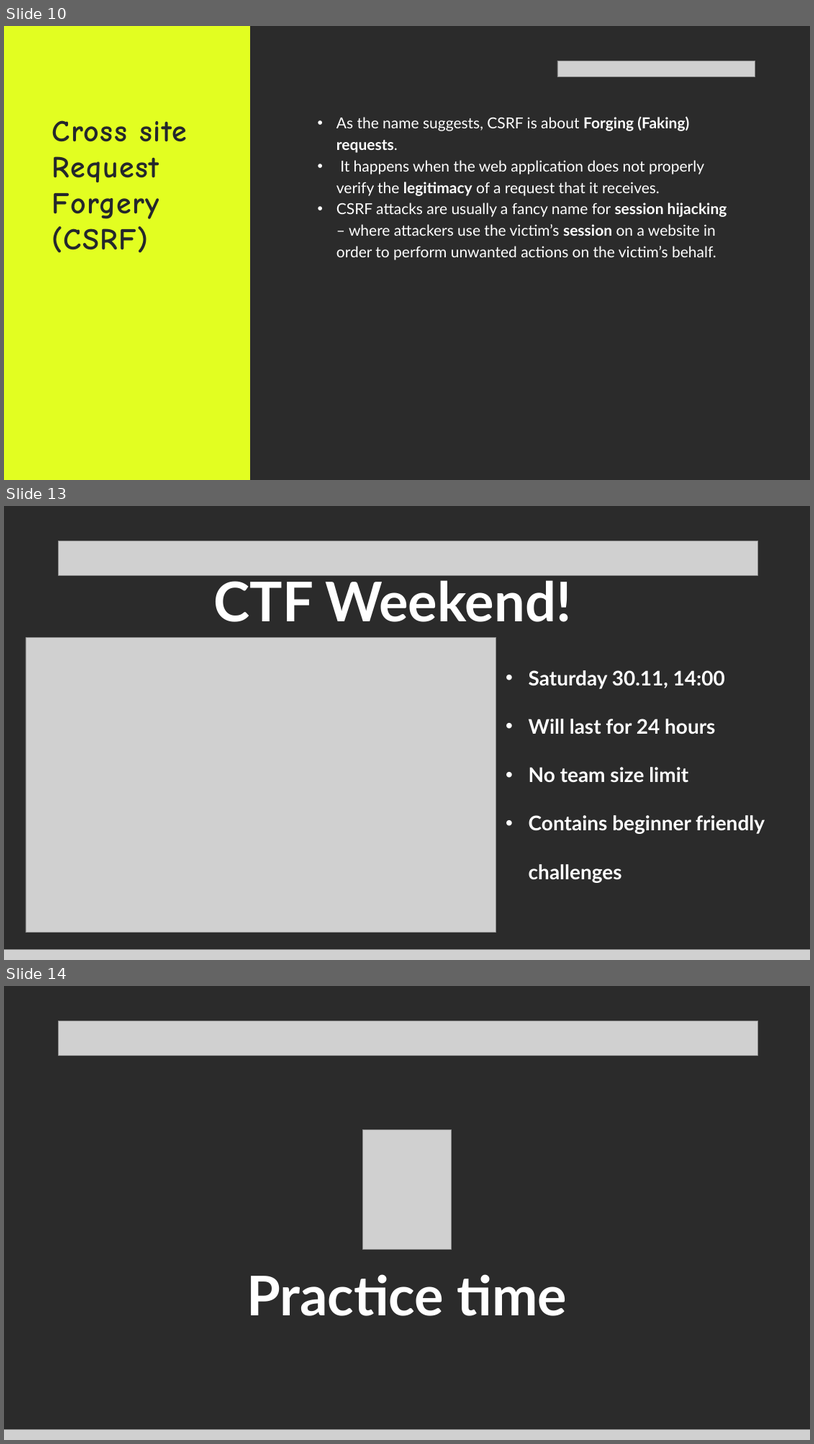
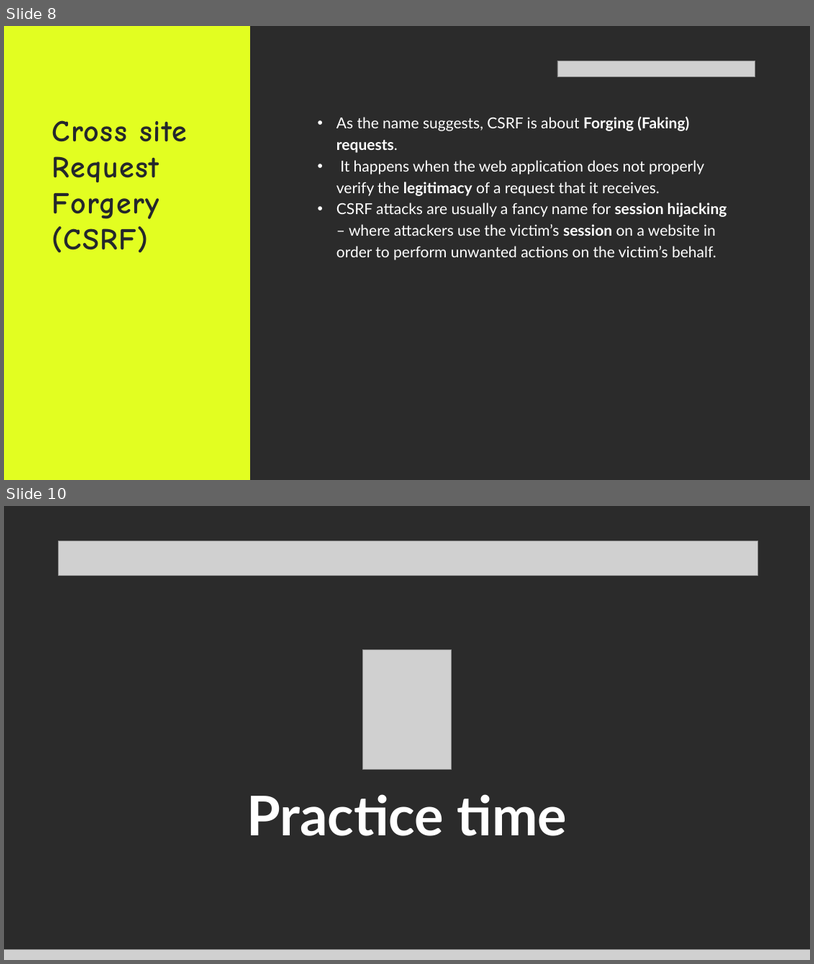
Before and after one commit to Technipwn/Technipwn.github.io, a slide deck: files/client_side.pptx. Shown one above the other, each under a label of ours: slides 10, 13 and 14 before the commit, slides 8 and 10 after it; the slides between them are not shown. The pictures are 814x1444 and 814x964 pixels, drawn with LibreOffice and Linux fonts; fonts in the diff are those of the drawing; grey boxes stand for pictures; background and template pictures are left out; a plain dark background stands for a picture behind light text. Boxes give left, top, right and bottom in pixels: in the first picture for what was removed or moved away, otherwise in the second. Text is boxed around its words. In the diff, an @@ line names an element or a change of style, - is before the commit and + after.

```diff
--- a/files/client_side.pptx
+++ b/files/client_side.pptx
@@ slide 13 removed at [4,506,810,960], background picture (left out) @@
@@ picture removed at [59,541,759,575] @@
@@ text removed at [214,574,571,622] @@
-CTF Weekend!
@@ picture removed at [26,638,496,932] @@
@@ text removed at [529,670,765,883] @@
-• Saturday 30.11, 14:00
-• Will last for 24 hours
-• No team size limit
-• Contains beginner friendly challenges
@@ picture removed at [4,950,810,960] @@
@@ what was slide 10 is now slide 8 @@
@@ what was slide 14 is now slide 10 @@
```
Also in this commit, not shown: 4 slides changed, 1 slide added, 3 other slides removed, 21 other files.
